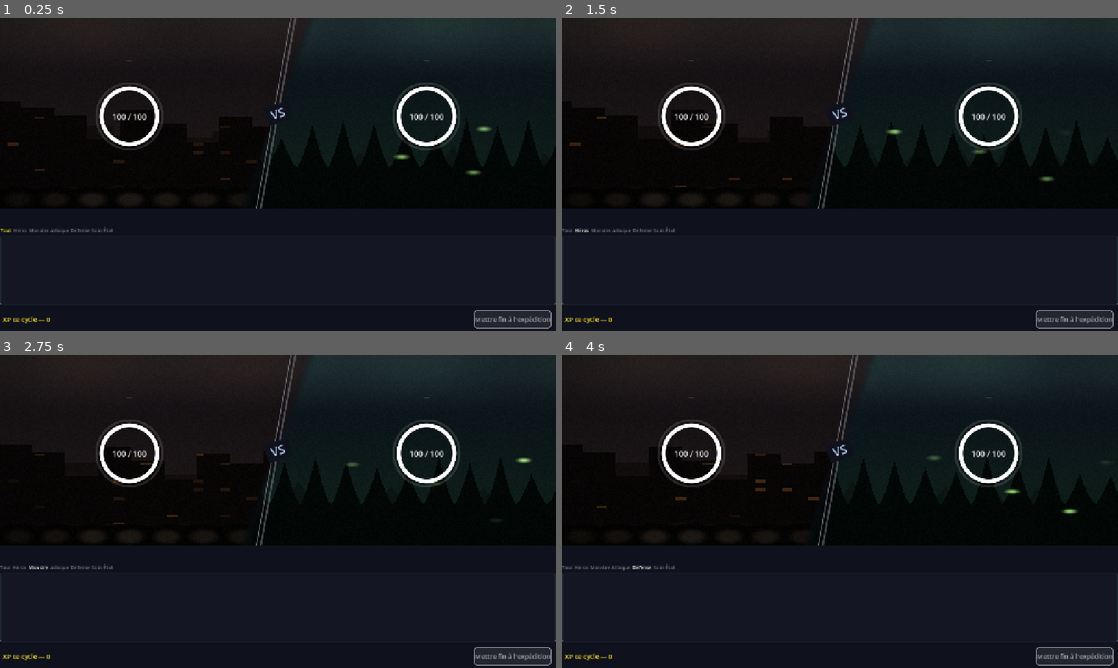
Above: before the commit, frames 1-4 (two rows, left to right).
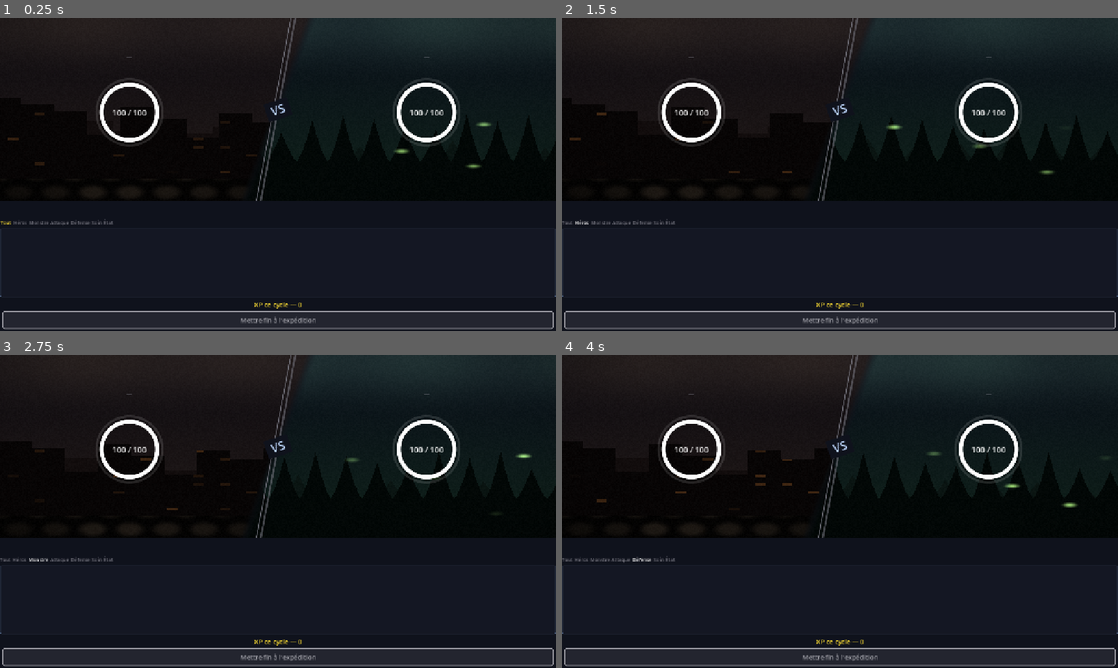
Above: after the commit, the same moments.

Repository: Rhend/Reliquary
Game: Godot game, scene res://scenes/combat/CombatScene.tscn
Two runs of this game, one before a commit and one after it. Both use one fixed random seed, a clock stepped at 60 frames per second and the inputs below. This scene is started directly instead of the project's main scene.
Inputs:
- Up to frame 1 (0.25 s): no input
- Up to frame 2 (1.5 s): click "Tout" at 0.5 s; click "Héros" at 1.25 s
- Up to frame 3 (2.75 s): click "Monstre" at 2 s
- Up to frame 4 (4 s): click "Attaque" at 2.75 s; click "Défense" at 3.5 s

The runs differ from the first frame. In frame 1, 5.3% of the frame differs, in the area x 0-100%, y 6-100%; in frame 2, 5.2%; in frame 3, 5.2%; in frame 4, 5.3%.

Commit message:
fix(ui): bouton fin expedition centre pleine largeur + marges 5px

Diff:
--- a/scripts/combat/CombatScene.gd
+++ b/scripts/combat/CombatScene.gd
@@ -233,34 +233,36 @@
 
 # ── Barre de bas ───────────────────────────────────────────
 func _build_bottom_bar() -> Control:
-	var m := UIHelpers.margin_of(6)
-	var hbox := HBoxContainer.new()
-	hbox.add_theme_constant_override("separation", 8)
-	m.add_child(hbox)
+	var vbox := VBoxContainer.new()
+	vbox.add_theme_constant_override("separation", 4)
 
 	_xp_label = Label.new()
 	_xp_label.text = "XP ce cycle — 0"
+	_xp_label.horizontal_alignment = HORIZONTAL_ALIGNMENT_CENTER
 	_xp_label.size_flags_horizontal = Control.SIZE_EXPAND_FILL
-	_xp_label.vertical_alignment = VERTICAL_ALIGNMENT_CENTER
 	_xp_label.add_theme_font_size_override("font_size", 15)
 	_xp_label.add_theme_color_override("font_color", UIColors.FILTER_ON)
-	hbox.add_child(_xp_label)
+	vbox.add_child(_xp_label)
 
 	var tcolor := _hero_tier_color()
 	_flee_btn = Button.new()
 	_flee_btn.text = "Mettre fin à l'expédition"
 	_flee_btn.custom_minimum_size = Vector2(0, 42)
+	_flee_btn.size_flags_horizontal = Control.SIZE_EXPAND_FILL
 	_flee_btn.add_theme_font_size_override("font_size", 15)
 	_flee_btn.add_theme_color_override("font_color", tcolor)
 	_flee_btn.add_theme_stylebox_override("normal", UIHelpers.card_style(tcolor, 0.14, 1.0, 2, 6))
 	_flee_btn.add_theme_stylebox_override("hover",  UIHelpers.card_style(tcolor, 0.30, 1.0, 2, 6))
 	_flee_btn.pressed.connect(_on_flee_pressed)
+
 	var flee_margin := MarginContainer.new()
-	flee_margin.add_theme_constant_override("margin_left", 5)
+	flee_margin.size_flags_horizontal = Control.SIZE_EXPAND_FILL
+	flee_margin.add_theme_constant_override("margin_left",  5)
 	flee_margin.add_theme_constant_override("margin_right", 5)
+	flee_margin.add_theme_constant_override("margin_bottom", 4)
 	flee_margin.add_child(_flee_btn)
-	hbox.add_child(flee_margin)
-	return m
+	vbox.add_child(flee_margin)
+	return vbox
 
 # ── Helpers UI ─────────────────────────────────────────────
 
